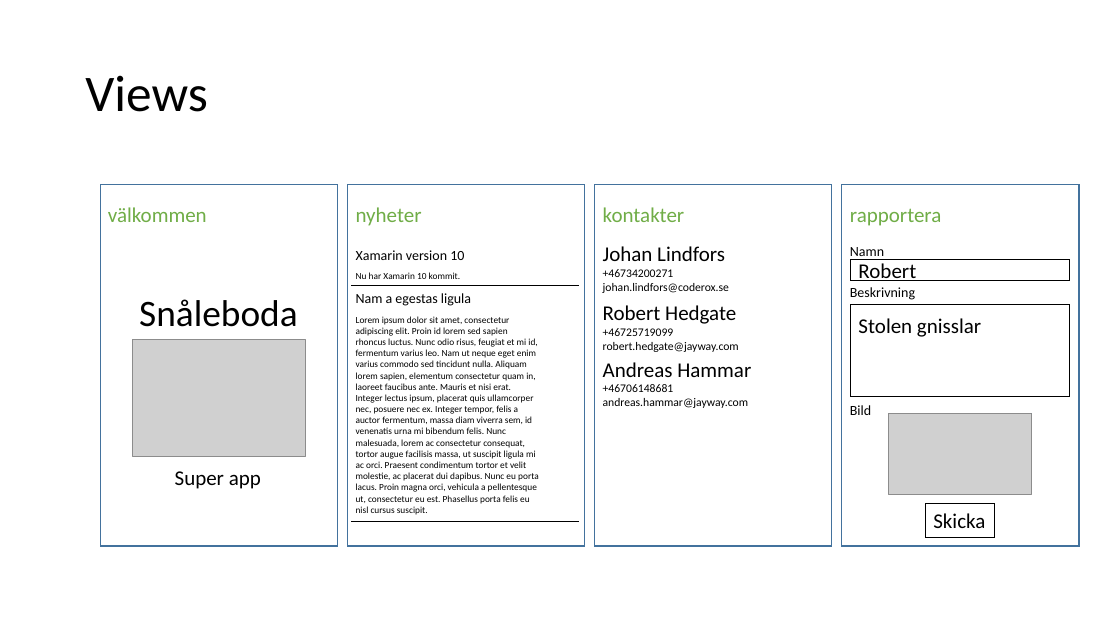
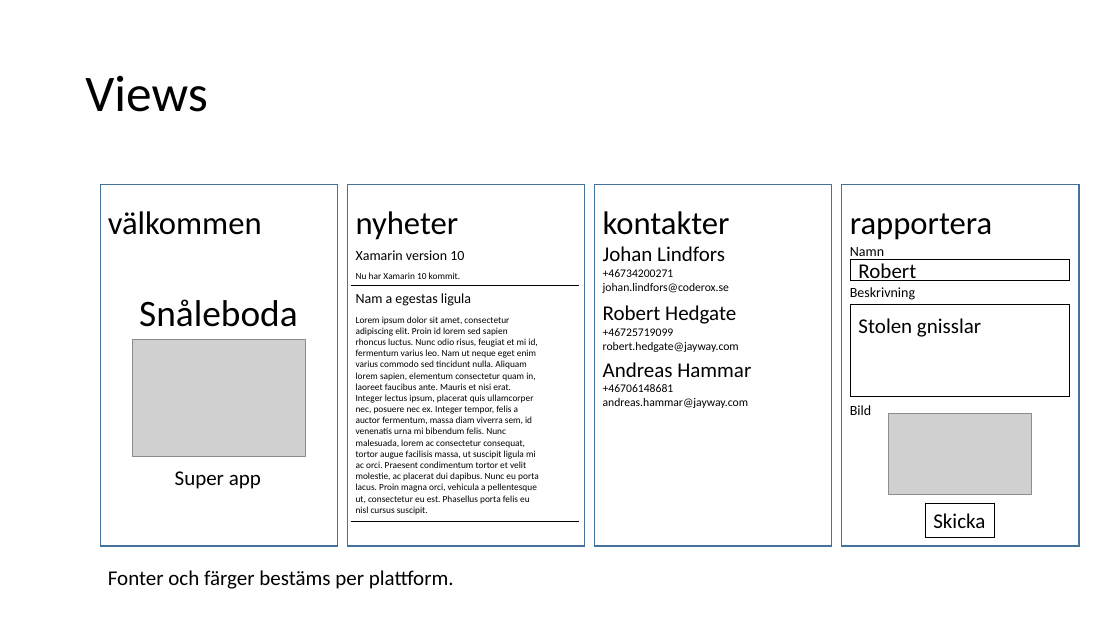
Before and after one commit to coderox/snaleboda, a slide deck: slide 2 of Doc/Snåleboda design.pptx. Drawn at 1120x630 pixels with LibreOffice and Linux fonts; fonts in the diff are those of the drawing; grey boxes stand for pictures. Boxes give left, top, right and bottom in pixels: in the first picture for what was removed or moved away, otherwise in the second. Text is boxed around its words. In the diff, an @@ line names an element or a change of style, - is before the commit and + after.

```diff
--- a/Doc/Snåleboda design.pptx
+++ b/Doc/Snåleboda design.pptx
@@ size 18 to 28 pt, text colour #70AD47 to #000000 in 4 elements at (x1=108, y1=211, x2=262, y2=235), (x1=356, y1=211, x2=459, y2=240), (x1=603, y1=211, x2=730, y2=235), (x1=850, y1=213, x2=992, y2=240) @@
@@ text added at (x1=108, y1=570, x2=454, y2=589), 18 pt, text #000000 @@
+Fonter och färger bestäms per plattform.
```
